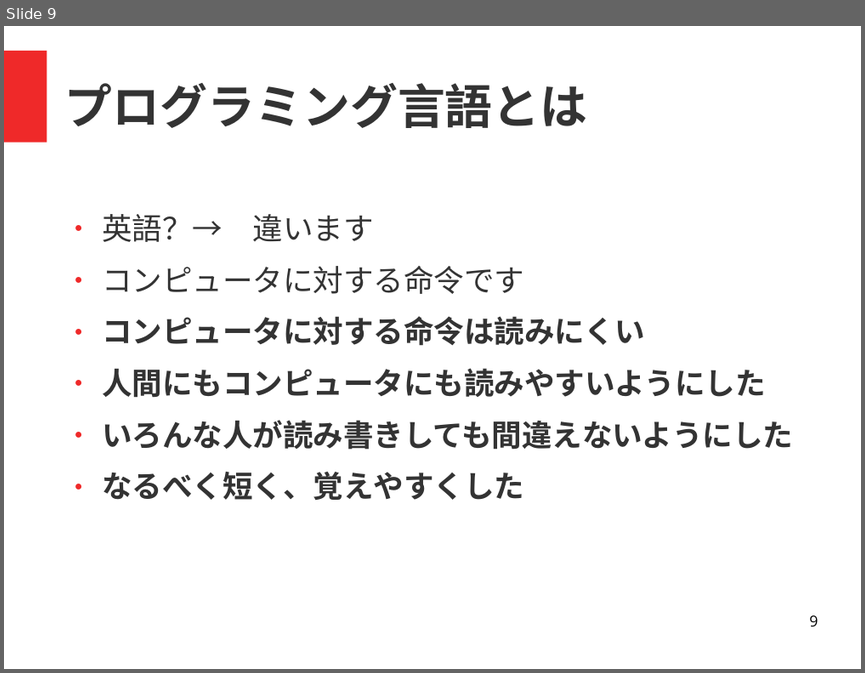
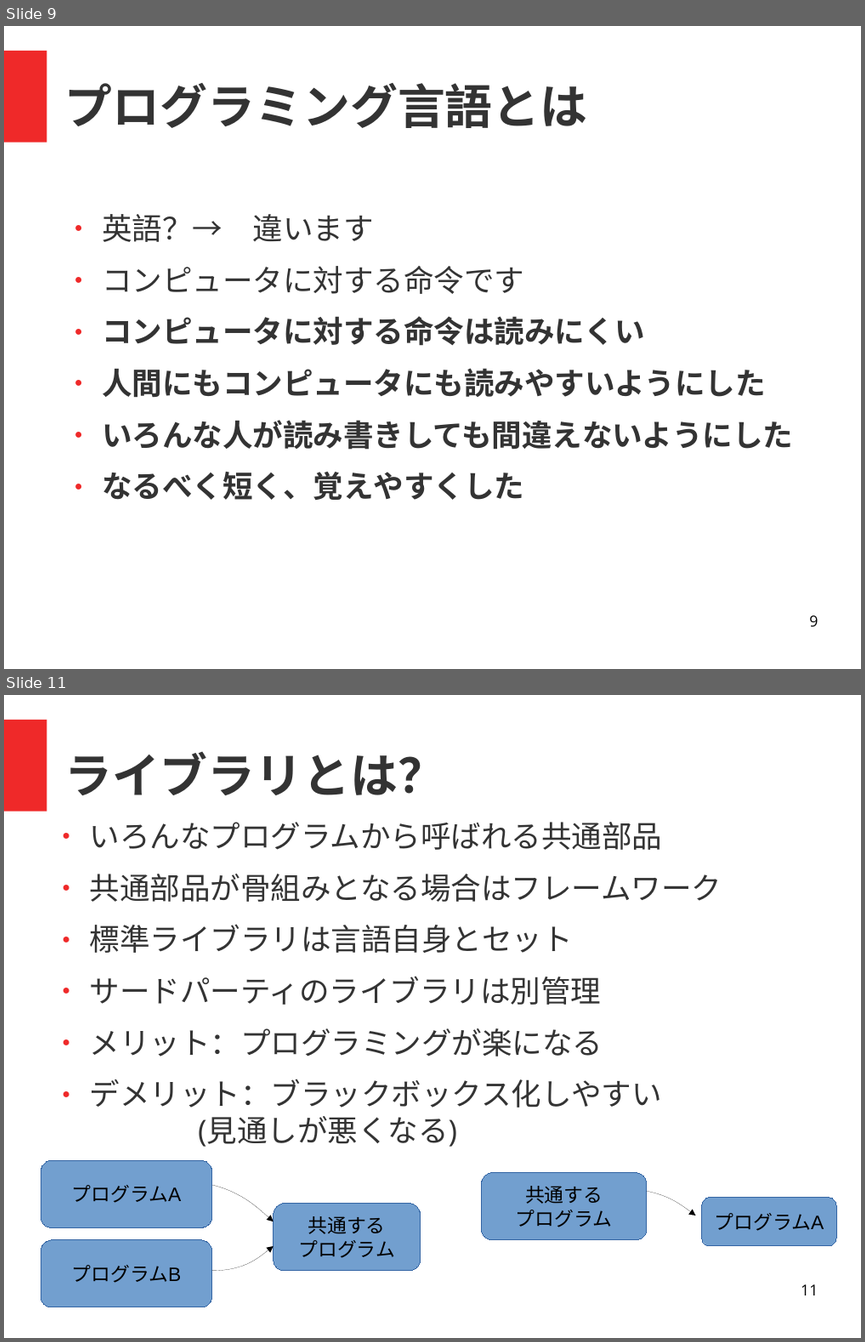
Before and after one commit to coderdojo-nada/resource, a slide deck: guide/coderdojo-nada紹介.odp. Shown one above the other, each under a label of ours: slide 9 before the commit, slides 9 and 11 after it; the slides between them are not shown. The pictures are 865x673 and 865x1342 pixels, drawn with LibreOffice and Linux fonts; fonts in the diff are those of the drawing. Boxes give left, top, right and bottom in pixels: in the first picture for what was removed or moved away, otherwise in the second. Text is boxed around its words. In the diff, an @@ line names an element or a change of style, - is before the commit and + after.

```diff
--- a/guide/coderdojo-nada紹介.odp
+++ b/guide/coderdojo-nada紹介.odp
@@ slide 11 added at (x1=4, y1=695, x2=861, y2=1338), background #FFFFFF; not listed: 1 template element that a slide beside it also shows @@
@@ title added at (x1=65, y1=751, x2=445, y2=795), 44 pt, text #333333, bold @@
+ライブラリとは？
@@ text added at (x1=90, y1=822, x2=722, y2=1146), 28 pt, text #333333 @@
+● いろんなプログラムから呼ばれる共通部品
+● 共通部品が骨組みとなる場合はフレームワーク
+● 標準ライブラリは言語自身とセット
+● サードパーティのライブラリは別管理
+● メリット：プログラミングが楽になる
+● デメリット：ブラックボックス化しやすい
+  (見通しが悪くなる)
@@ rounded rectangle added at (x1=41, y1=1160, x2=211, y2=1228), fill #729FCF, outline #3465A4 0 pt, 18 pt, text #000000 @@
+プログラムA
@@ rounded rectangle added at (x1=482, y1=1173, x2=647, y2=1240), fill #729FCF, outline #3465A4 0 pt, 18 pt, text #000000 @@
+共通する
+プログラム
@@ freeform shape added at (x1=212, y1=1185, x2=273, y2=1221), outline #000000 0 pt @@
@@ rounded rectangle added at (x1=273, y1=1203, x2=420, y2=1271), fill #729FCF, outline #3465A4 0 pt, 18 pt, text #000000 @@
+共通する
+プログラム
@@ freeform shape added at (x1=647, y1=1191, x2=696, y2=1215), outline #000000 0 pt @@
@@ rounded rectangle added at (x1=702, y1=1197, x2=837, y2=1247), fill #729FCF, outline #3465A4 0 pt, 18 pt, text #000000 @@
+プログラムA
@@ rounded rectangle added at (x1=41, y1=1240, x2=211, y2=1308), fill #729FCF, outline #3465A4 0 pt, 18 pt, text #000000 @@
+プログラムB
@@ freeform shape added at (x1=212, y1=1247, x2=273, y2=1270), outline #000000 0 pt @@
@@ page number added at (x1=800, y1=1284, x2=817, y2=1295), 14 pt, text #000000 @@
+11
```
Also in this commit, not shown: 4 slides changed, 2 other slides added.
